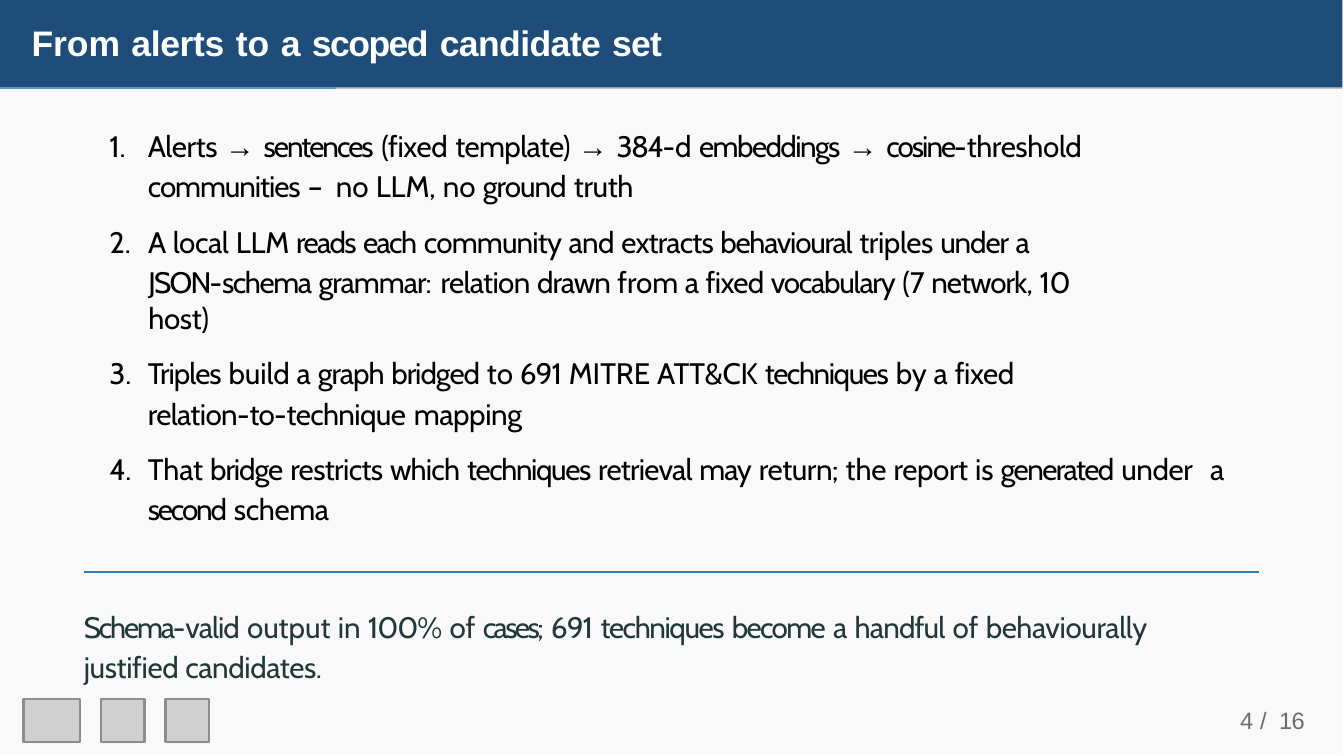
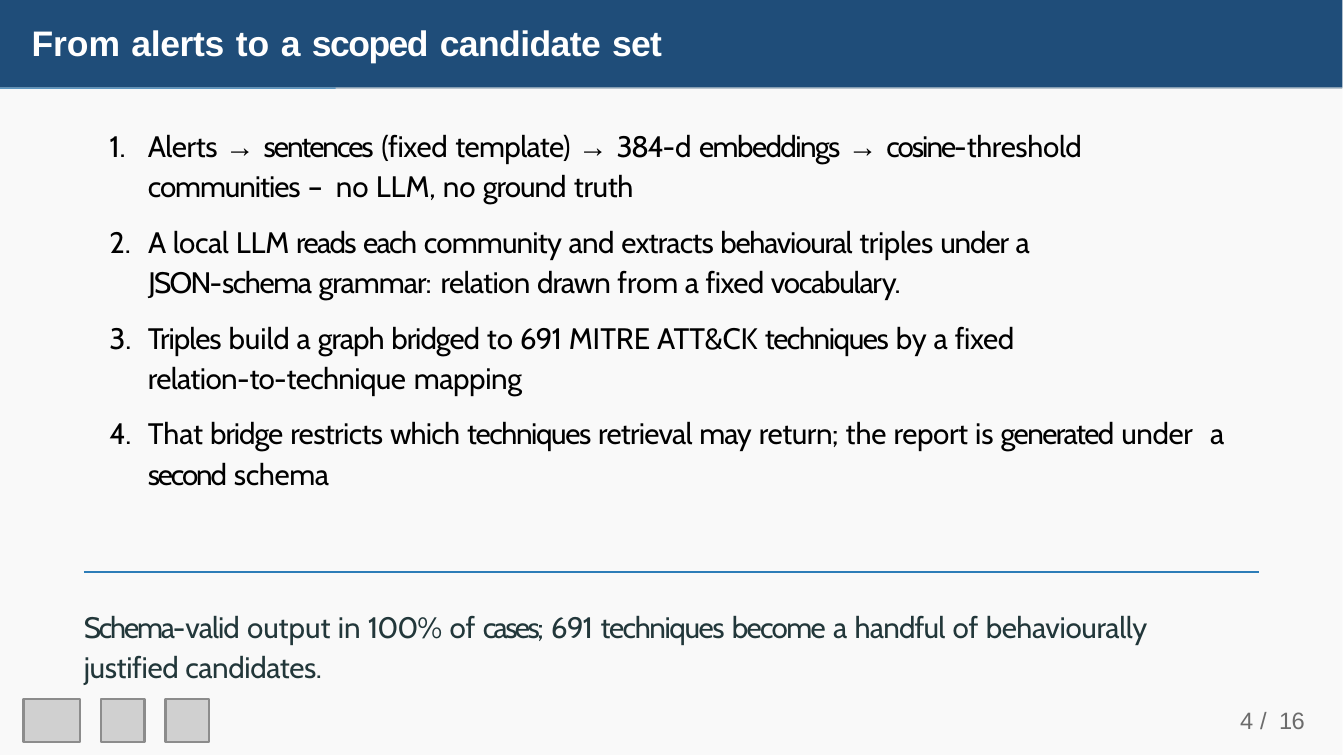
Before and after one commit to Joel89899/RAG-Based-Incident-Reporting-on-SIEM-Log-Streams, a slide deck: slide 5 of IACyC_2026_Joel_Mwende_ppt.pptx. Drawn at 1344x756 pixels with LibreOffice and Linux fonts; fonts in the diff are those of the drawing; grey boxes stand for pictures. Boxes give left, top, right and bottom in pixels: in the first picture for what was removed or moved away, otherwise in the second. Text is boxed around its words. In the diff, an @@ line names an element or a change of style, - is before the commit and + after.

```diff
--- a/IACyC_2026_Joel_Mwende_ppt.pptx
+++ b/IACyC_2026_Joel_Mwende_ppt.pptx
@@ text at (x1=148, y1=270, x2=901, y2=300): text changed @@
-JSON-schema grammar: relation drawn from a fixed vocabulary (7 network, 10 host)
+JSON-schema grammar: relation drawn from a fixed vocabulary.
```
Also in this commit, not shown: 1 other slide changed.
